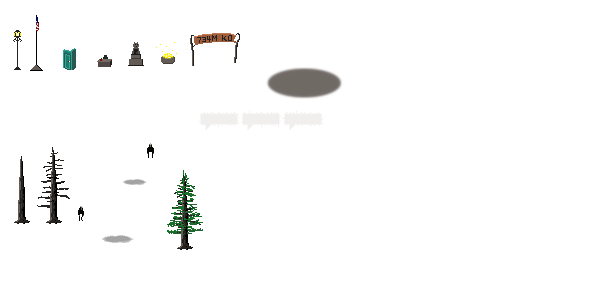
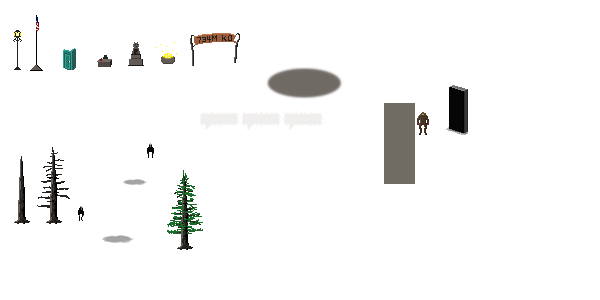
Layered file, before and after one edit (w=600, h=300). Changes by layer:
added layer "Layer 22" in group "trees" over [417,112,429,135]
added layer "Layer 21" in group "trees" over [446,85,468,135]
painted on "Layer 20" over [384,103,415,184]
